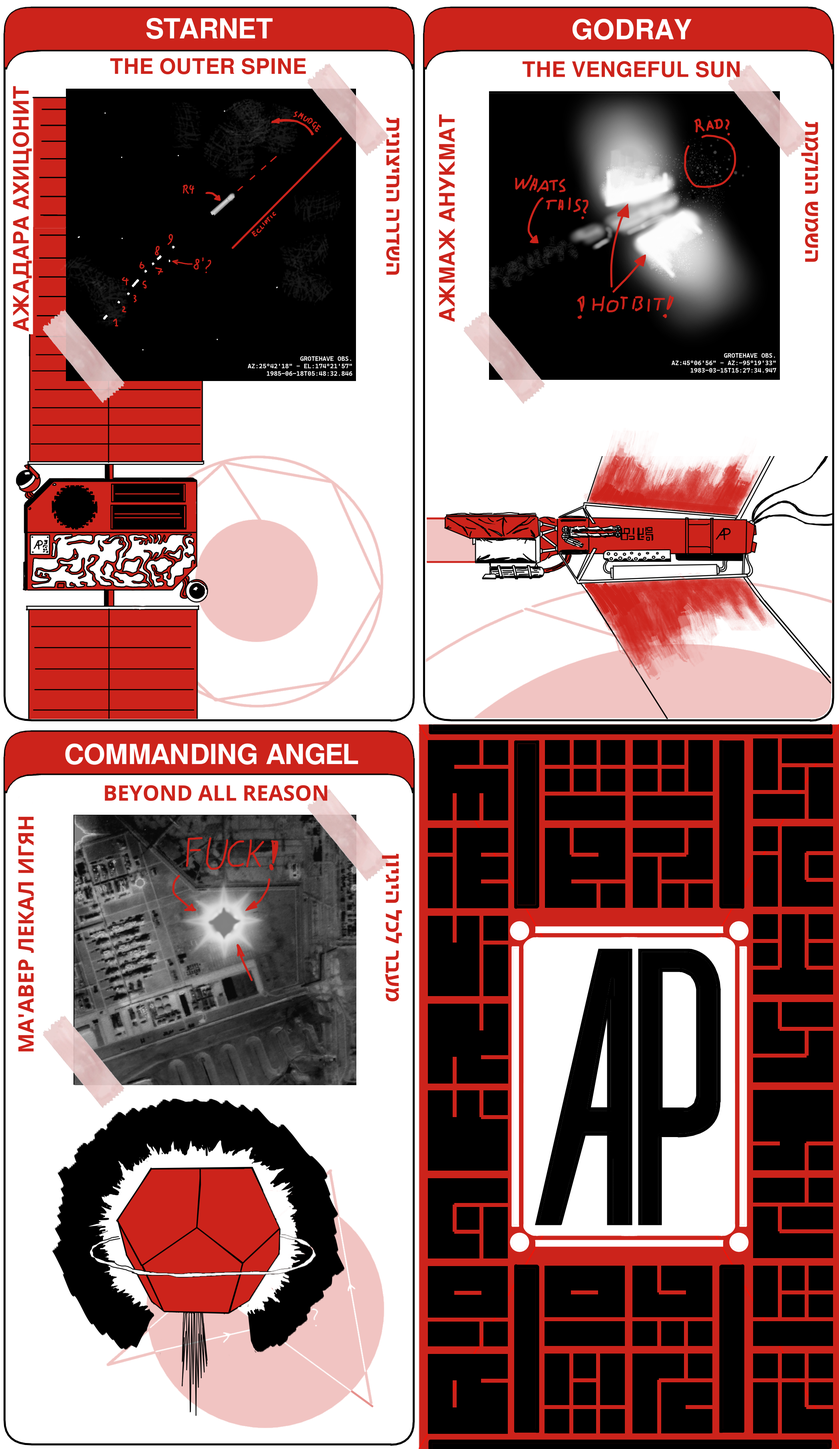
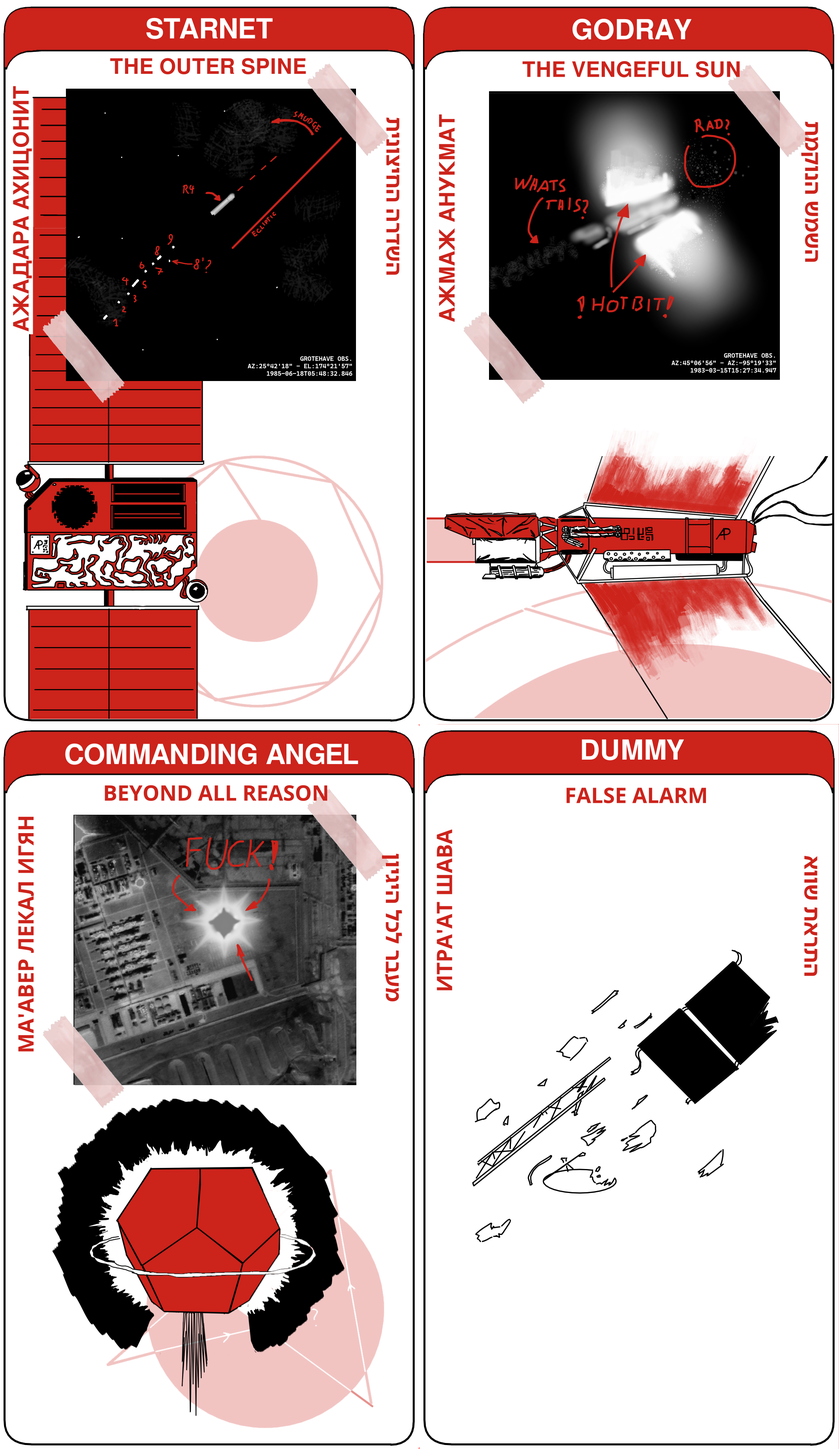
Before/after of a 839 x 1449 layered artwork. What changed in the layer stack:
painted on "Tape" over [418, 724, 839, 1449]
hid "Backside", painted on it over [418, 724, 839, 1449]
painted on "Annotations" over [418, 724, 839, 1449]
painted on "Paint Layer 2 (pasted)" over [418, 794, 666, 1204]
painted on "Pictures" over [418, 724, 787, 1099]
painted on "StarNet" over [418, 724, 793, 1253]
painted on "Godray" over [418, 724, 839, 763]
painted on "Position" over [418, 724, 839, 1449]
painted on "Card Layer" over [418, 724, 839, 1449]
